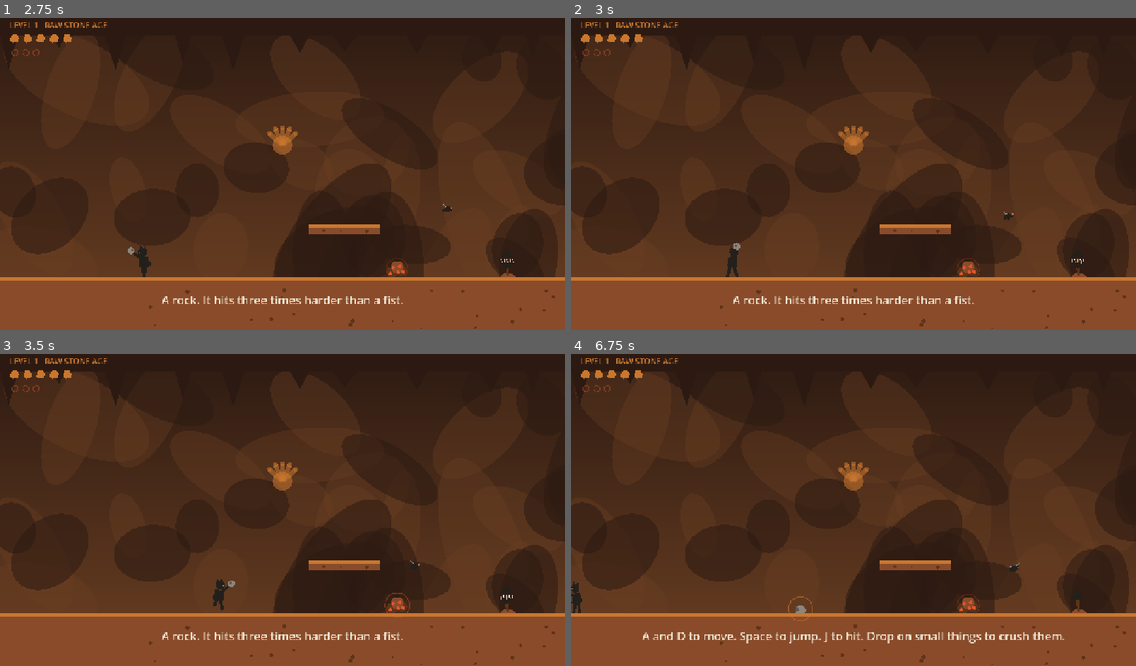
Above: before the commit, frames 1-4 (two rows, left to right).
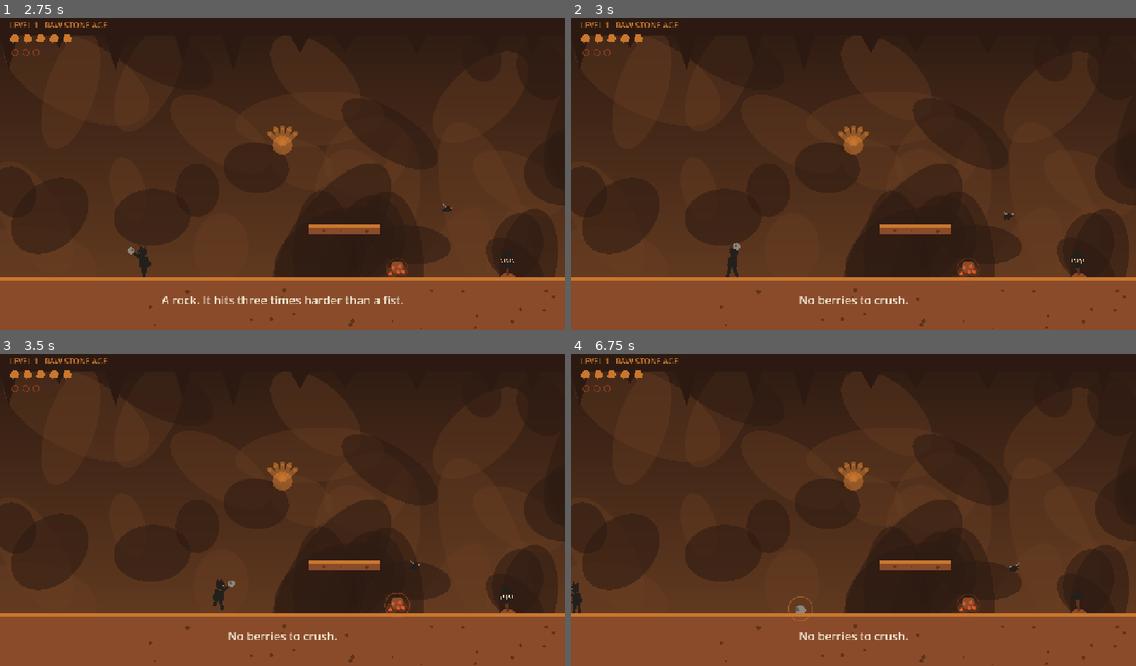
Above: after the commit, the same moments.

Repository: Jawad-Mufti/caveman-chronicles
Game: Godot game, scene res://scenes/level1.tscn
Two runs of this game, one before a commit and one after it. Both use one fixed random seed, a clock stepped at 60 frames per second and the inputs below.
Inputs (mouse positions are in pixels of both pictures, inside the frame that each line leads up to):
- Up to frame 1 (2.75 s): tap Enter at 0.5 s; move the mouse to (406, 155) at 0.52 s; hold D 0.53-2.03 s; tap R at 0.6 s; click (406, 155) at 0.67 s; tap Space at 0.77, 1.52 s; move the mouse to (169, 186) at 1.27 s; tap J at 1.35 s; move the mouse to (339, 102) at 2.02 s; hold A from 2.03 s (still down); hold K from 2.03 s (still down)
- Up to frame 2 (3 s): move the mouse to (825, 236) at 2.77 s; release A at 2.78 s; release K at 2.78 s; hold D from 2.78 s (still down); tap E at 2.85 s; click (825, 236) at 2.92 s
- Up to frame 3 (3.5 s): keep holding D; tap Space at 3.02 s
- Up to frame 4 (6.75 s): move the mouse to (1023, 553) at 3.52 s; hold L 3.53-4.28 s; tap Space at 3.77, 4.52, 6.02 s; move the mouse to (684, 460) at 4.27 s; release D at 4.28 s; hold A 4.28-5.03 s; tap R at 4.35 s; move the mouse to (881, 506) at 5.02 s; hold D 5.03-5.78 s; hold J 5.03-5.78 s; click (881, 506) at 5.17 s; move the mouse to (768, 428) at 5.77 s; hold A from 5.78 s (still down); tap K at 5.85 s; move the mouse to (977, 491) at 6.52 s; hold E from 6.53 s (still down)

Frame 1 is identical in both runs. In frame 2, 0.5% of the frame differs, in the area x 28-72%, y 89-92%; in frame 3, 0.5%; in frame 4, 0.9%, in the area x 12-88%, y 89-93%.

Commit message:
Poultice feedback signal; move stampede to the far ledge

Diff:
--- a/scripts/level1.gd
+++ b/scripts/level1.gd
@@ -13,15 +13,15 @@
 ## Max jump height at the current player values is ~136 px above the floor.
 const LEDGES := [
 	[700.0, 480.0, 160.0],
-	[1900.0, 480.0, 180.0],   # the refuge during the stampede
+	[1900.0, 480.0, 180.0],
 	[2180.0, 400.0, 120.0],   # only reachable from the ledge before it
 	[3500.0, 480.0, 200.0],
-	[4150.0, 480.0, 160.0],
+	[4150.0, 480.0, 190.0],   # the refuge during the stampede
 ]
 
 const FLYTRAPS := [1150.0, 2350.0, 3060.0, 3760.0, 4400.0]
 const BERRIES := [900.0, 2500.0, 3900.0]
-const STAMPEDE_X := 1660.0
+const STAMPEDE_X := 4020.0
 
 var player: CaveMan
 var cam: Camera2D
@@ -104,6 +104,7 @@
 	add_child(player)
 	player.hp_changed.connect(func(v: int) -> void: hud.set_hp(v))
 	player.berries_changed.connect(func(v: int) -> void: hud.set_berries(v))
+	player.poultice.connect(func(_ok: bool, note: String) -> void: hud.say(note, 2.0))
 	player.died.connect(func() -> void: hud.say("He did not make it. Press R.", 999.0))
 
 	cam = Camera2D.new()
@@ -188,9 +189,9 @@
 	for i in 9:
 		var r := Bestiary.Runner.new()
 		r.dir = -1
-		r.despawn_x = 1450.0
+		r.despawn_x = 3500.0
 		r.speed = randf_range(390.0, 470.0)
-		r.position = Vector2(2900.0 + i * randf_range(90.0, 190.0), GROUND_Y)
+		r.position = Vector2(5200.0 + i *randf_range(90.0, 190.0), GROUND_Y)
 		add_child(r)
 		await get_tree().create_timer(0.18).timeout
 
--- a/scripts/player.gd
+++ b/scripts/player.gd
@@ -7,6 +7,7 @@
 signal died
 signal rock_picked
 signal berries_changed(count: int)
+signal poultice(ok: bool, note: String)
 
 const SPEED := 260.0
 const JUMP := -640.0
@@ -195,12 +196,19 @@
 
 ## Gather -> craft -> ability: berries become a poultice that heals.
 func use_poultice() -> bool:
-	if dead or berries <= 0 or hp >= max_hp:
+	if dead:
+		return false
+	if berries <= 0:
+		poultice.emit(false, "No berries to crush.")
+		return false
+	if hp >= max_hp:
+		poultice.emit(false, "He is not hurt. Save them.")
 		return false
 	berries -= 1
 	hp = mini(hp + 2, max_hp)
 	berries_changed.emit(berries)
 	hp_changed.emit(hp)
+	poultice.emit(true, "He chews the poultice. Two wounds close.")
 	return true
 
 
